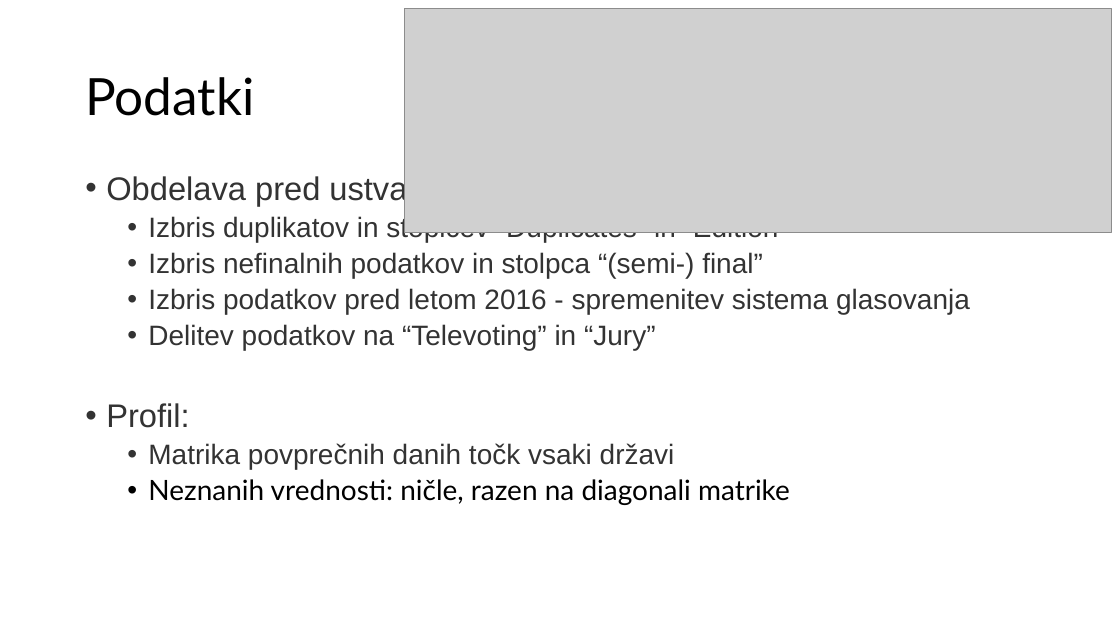
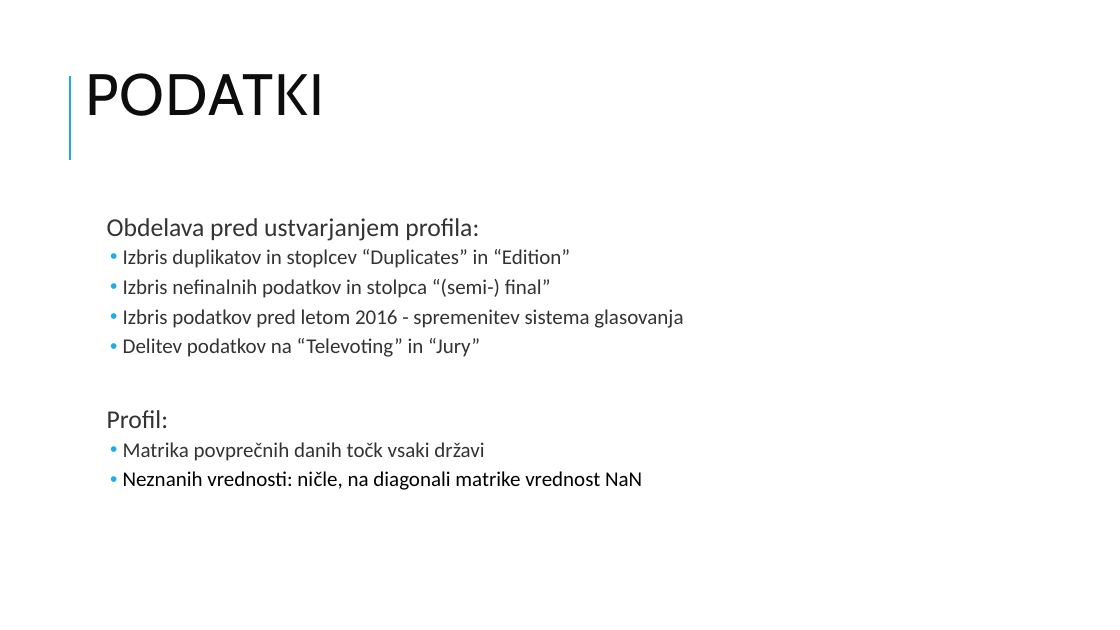
Before and after one commit to MatevzVidovic/UOZP, a slide deck: slide 1 of Aljaz/Naloga1/Aljaž_Rakovec_hw1.pptx. Drawn at 1120x630 pixels with LibreOffice and Linux fonts; fonts in the diff are those of the drawing; grey boxes stand for pictures. Boxes give left, top, right and bottom in pixels: in the first picture for what was removed or moved away, otherwise in the second. Text is boxed around its words. In the diff, an @@ line names an element or a change of style, - is before the commit and + after.

```diff
--- a/Aljaz/Naloga1/Aljaž_Rakovec_hw1.pptx
+++ b/Aljaz/Naloga1/Aljaž_Rakovec_hw1.pptx
@@ picture removed at (404,8,1112,233) @@
@@ line added from (70, 160) to (70, 76), #1CADE4 1.5 pt @@
@@ title at (85,73,324,116): text changed; size 44 to 50 pt; font Lato to Cabin; text colour #000000 to #0D0D0D @@
-Podatki
+PODATKI
@@ text "Obdelava pred ustvarjanjem profila:": place and size @@
-text "Obdelava pred ustvarjanjem profila:" at (106,174,970,505)
+text "Obdelava pred ustvarjanjem profila:" at (107,218,683,490)
@@ text at (107,218,683,461): size 28 to 22 pt in "Obdelava pred ustvarjanjem profila:", "Profil:"; font Arial to Calibri in "Obdelava pred ustvarjanjem profila:", "Izbris duplikatov in stoplcev “Duplicates” in “Edition”", "Izbris nefinalnih podatkov in stolpca “(semi-) final”", "Izbris podatkov pred letom 2016 - spremenitev ..." and 3 more places; size 24 to 18 pt in "Izbris duplikatov in stoplcev “Duplicates” in “Edition”", "Izbris nefinalnih podatkov in stolpca “(semi-) final”", "Izbris podatkov pred letom 2016 - spremenitev ...", "Delitev podatkov na “Televoting” in “Jury”" and 1 more places; bullet • to  ; more space between paragraphs; indent changed @@
@@ text at (123,471,642,490): text changed; size 24 to 18 pt; font Lato to Calibri @@
-  • Neznanih vrednosti: ničle, razen na diagonali matrike
+  • Neznanih vrednosti: ničle, na diagonali matrike vrednost NaN
```
Also in this commit, not shown: 5 slides added, 6 slides removed, 12 other files.
